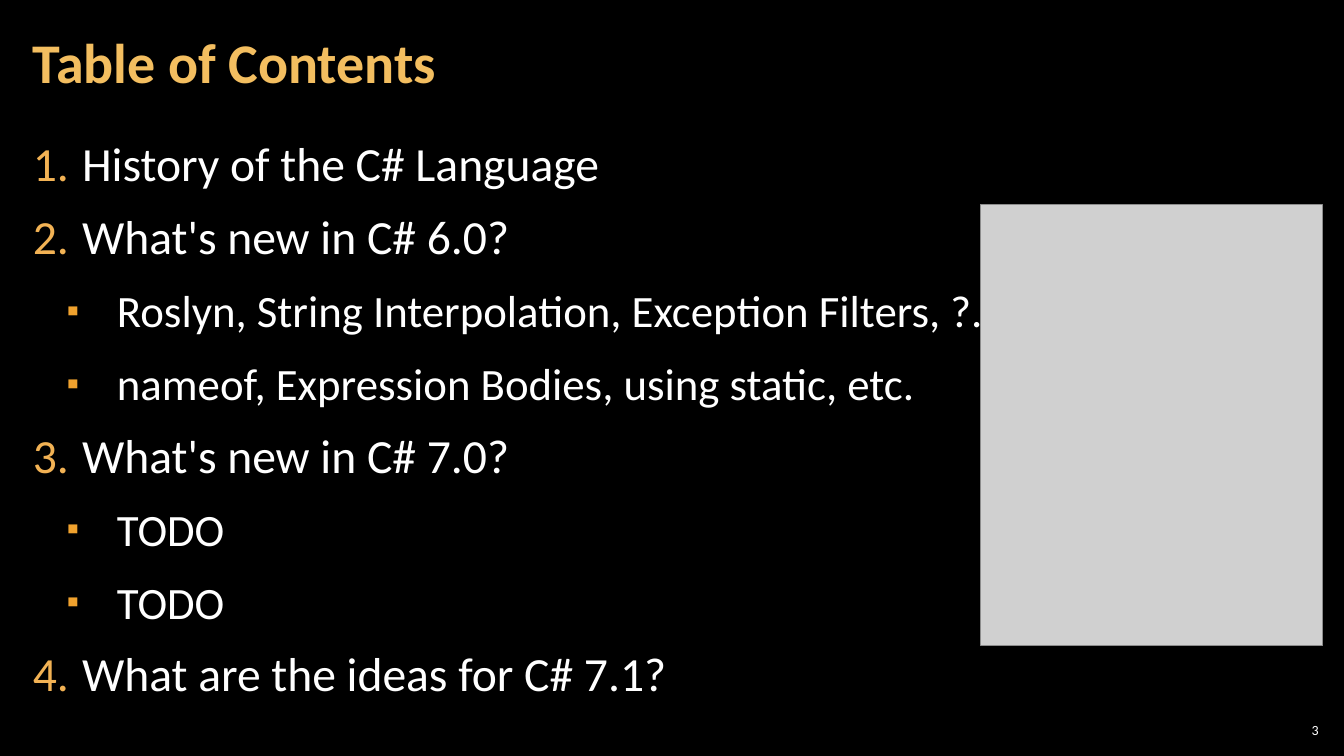
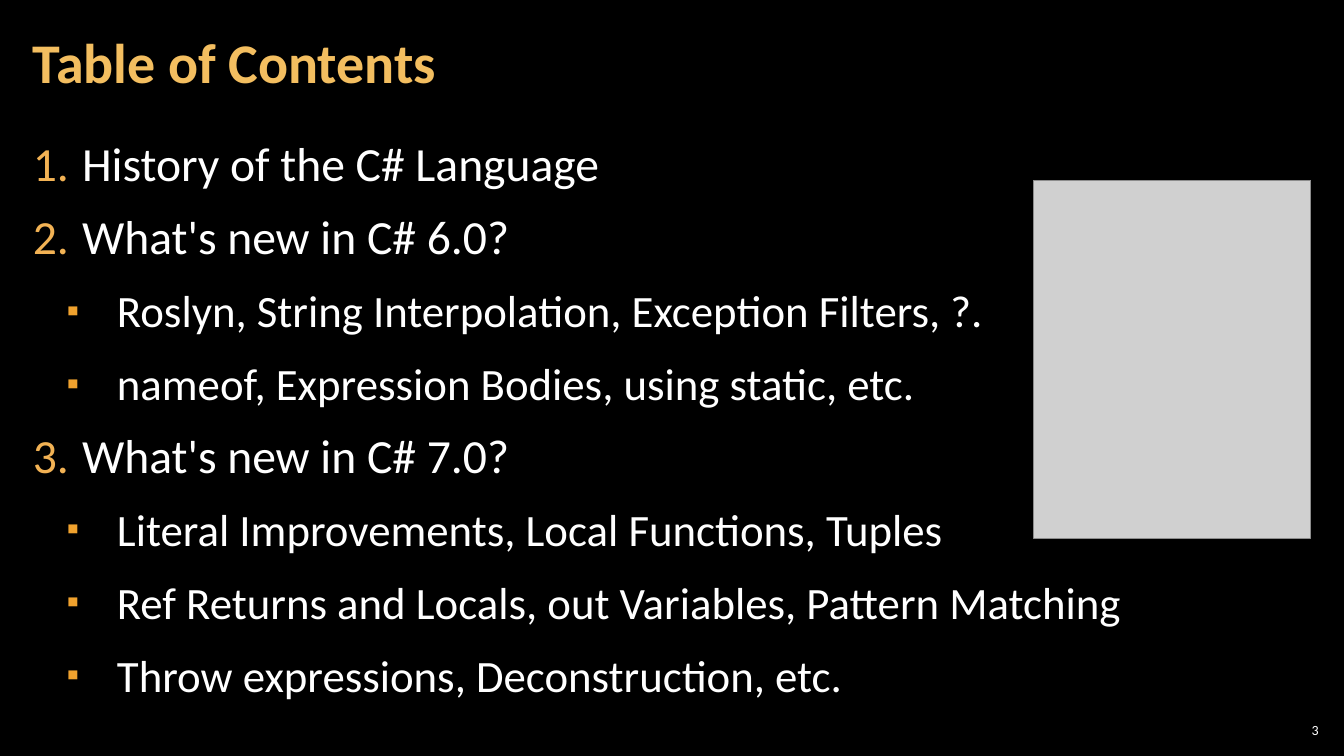
Before and after one commit to NikolayIT/CSharp-New-Features, a slide deck: slide 3 of docs/What is new in CSharp 6.0 and 7.0.pptx. Drawn at 1344x756 pixels with LibreOffice and Linux fonts; fonts in the diff are those of the drawing; grey boxes stand for pictures; background and template pictures are left out. Boxes give left, top, right and bottom in pixels: in the first picture for what was removed or moved away, otherwise in the second. Text is boxed around its words. In the diff, an @@ line names an element or a change of style, - is before the commit and + after.

Commit message:
Updated presentation "What is new in CSharp 6.0 and 7.0.pptx"

```diff
--- a/docs/What is new in CSharp 6.0 and 7.0.pptx
+++ b/docs/What is new in CSharp 6.0 and 7.0.pptx
@@ picture resized from (x1=981, y1=205, x2=1323, y2=645) to (x1=1033, y1=180, x2=1311, y2=538) @@
@@ text at (x1=117, y1=515, x2=1120, y2=700): text changed; size 34 to 32 pt @@
-  ▪ TODO
-  ▪ TODO
-4. What are the ideas for C# 7.1?
+  ▪ Literal Improvements, Local Functions, Tuples
+  ▪ Ref Returns and Locals, out Variables, Pattern Matching
+  ▪ Throw expressions, Deconstruction, etc.
```
Also in this commit, not shown: 7 other slides changed, 20 slides added, 7 slides removed.
